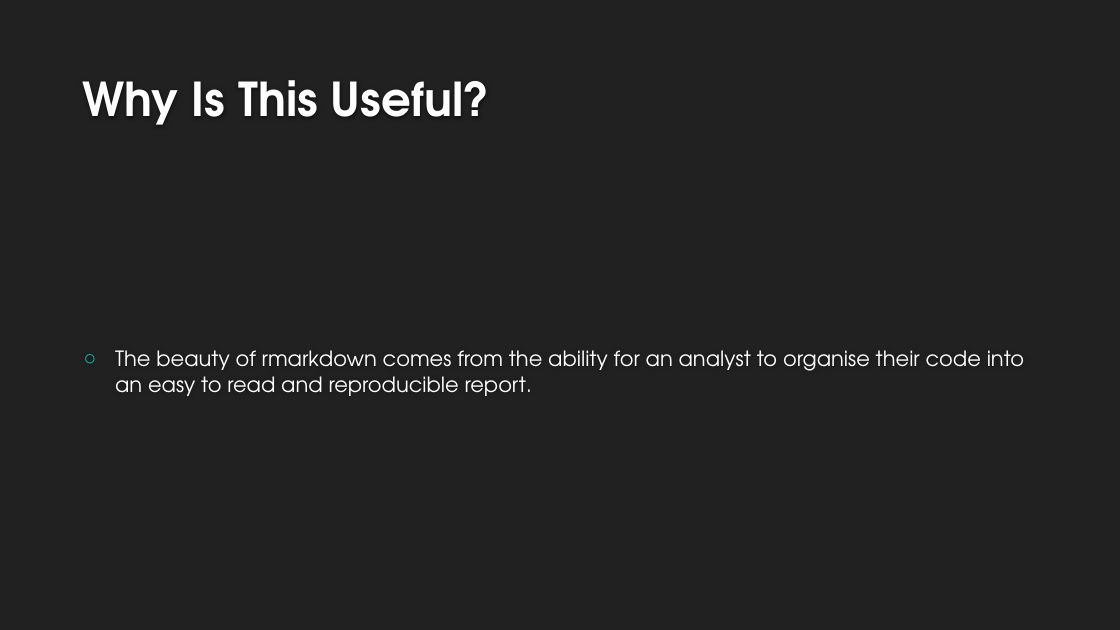
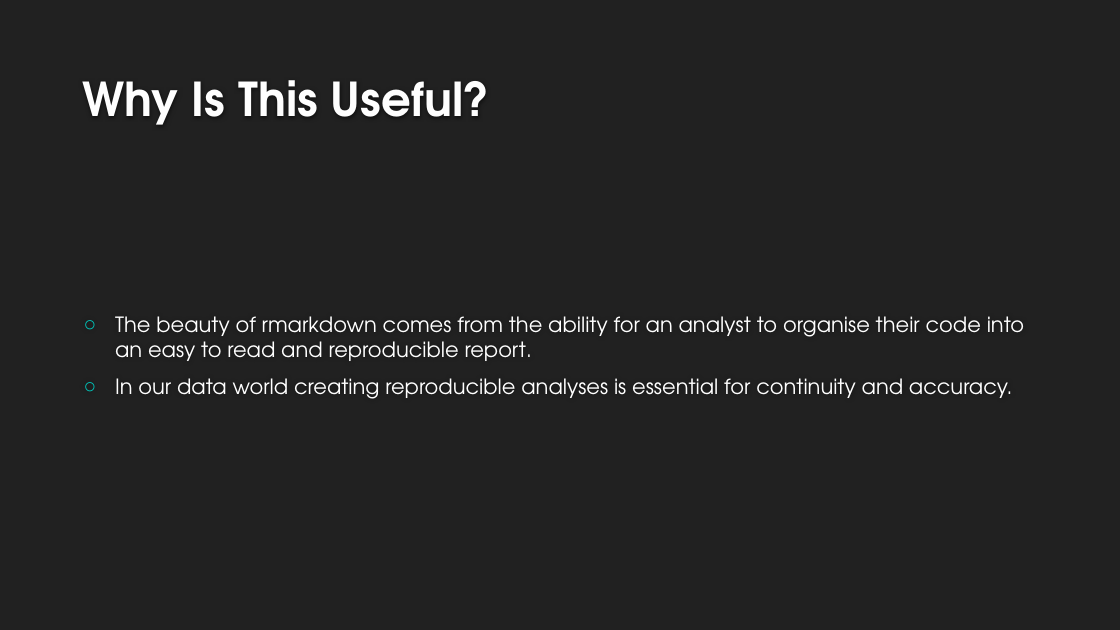
Before and after one commit to nhs-r-community/intro_rmd, a slide deck: slide 5 of Intro to Rmarkdown.pptx. Drawn at 1120x630 pixels with LibreOffice and Linux fonts; fonts in the diff are those of the drawing; background and template pictures are left out. Boxes give left, top, right and bottom in pixels: in the first picture for what was removed or moved away, otherwise in the second. Text is boxed around its words. In the diff, an @@ line names an element or a change of style, - is before the commit and + after.

```diff
--- a/Intro to Rmarkdown.pptx
+++ b/Intro to Rmarkdown.pptx
@@ text at [115,378,1012,399]: paragraph added @@
+○ In our data world creating reproducible analyses is essential for continuity and accuracy.
```
Also in this commit, not shown: 4 other slides changed, 1 slide added, 12 other files.
